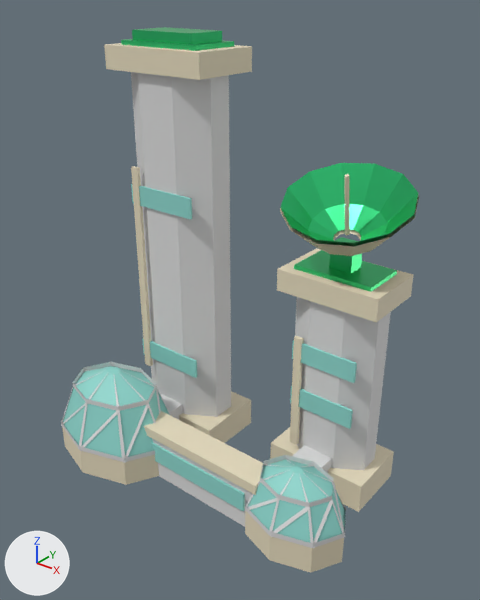
Renders of the glTF model app/src/main/assets/filament/space_capital_academy.glb from each side of a commit.
The view is the same before and after, from a 50 mm lens placed at (0.418, -0.498, 0.55), pointed at (0.012, 0.01, 0.235). Every picture has the same lights, and +X, +Y and +Z are marked at lower left. The first picture is the older version. Vertices at exactly the same position are counted once.

The first picture shows 'BrassTrim', 'FixedDetails', 'WoodBody'.
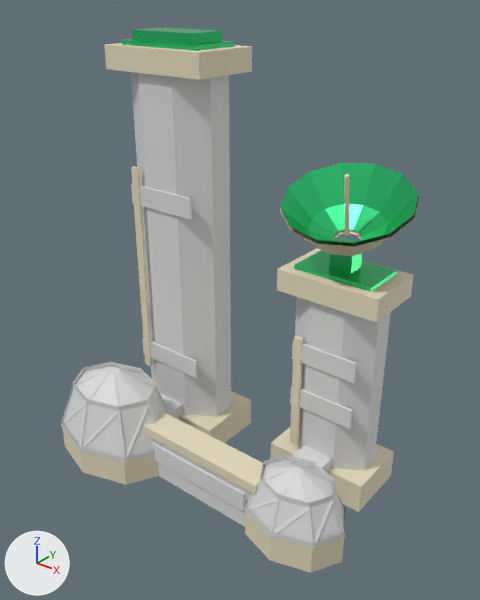
The edits, one by one:
me_fixeddetails has 204 vertices, 348 faces and spans x -0.206..0.189, y -0.121..0.127, z 0.0..0.484.
me_fixeddetails is used by ob_fixeddetails; location (0.0, 0.0, 0.0).
me_fixeddetails part 1: 148 faces centred in x -0.191..0.178, y -0.109..0.048, z 0.035..0.333 are repainted in the vertex colours; the middle colour goes from cyan #8ed7ce to light grey #dddddd.

Location of each change, (x1, y1, x2, y2) in pixels of the pictures (480 x 600 px):
part 1 of me_fixeddetails, recoloured (cyan to light grey): (63, 184, 357, 543) in both
